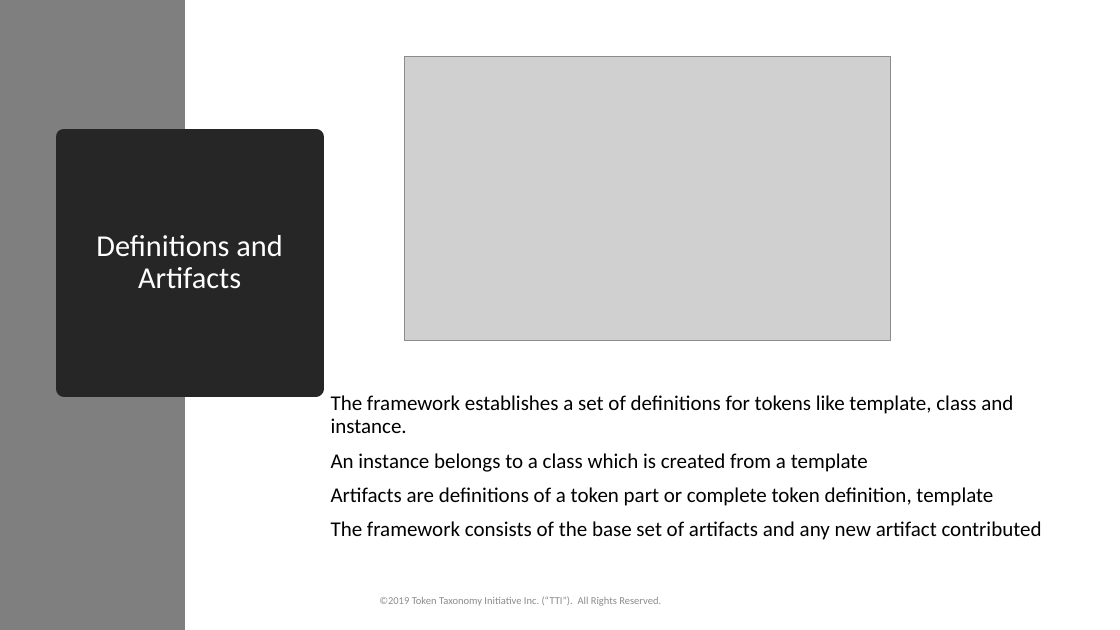
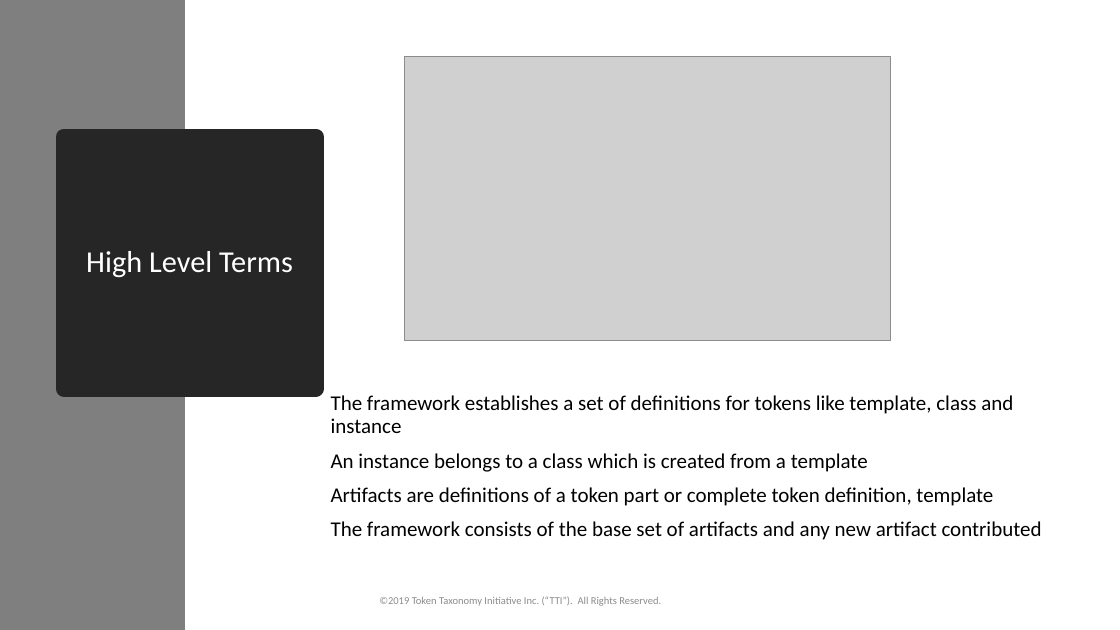
Before and after one commit to vipinsun/TokenTaxonomyFramework-pub, a slide deck: slide 3 of presentations/TTF-Presentation.pptx. Drawn at 1120x630 pixels with LibreOffice and Linux fonts; fonts in the diff are those of the drawing; grey boxes stand for pictures. Boxes give left, top, right and bottom in pixels: in the first picture for what was removed or moved away, otherwise in the second. Text is boxed around its words. In the diff, an @@ line names an element or a change of style, - is before the commit and + after.

```diff
--- a/presentations/TTF-Presentation.pptx
+++ b/presentations/TTF-Presentation.pptx
@@ title at (86, 251, 293, 278): text changed @@
-Definitions and Artifacts
+High Level Terms
@@ text at (331, 395, 1013, 433): text changed @@
-The framework establishes a set of definitions for tokens like template, class and instance.
+The framework establishes a set of definitions for tokens like template, class and instance
```
Also in this commit, not shown: 14 other slides changed, 5 slides added, 2 other files.
